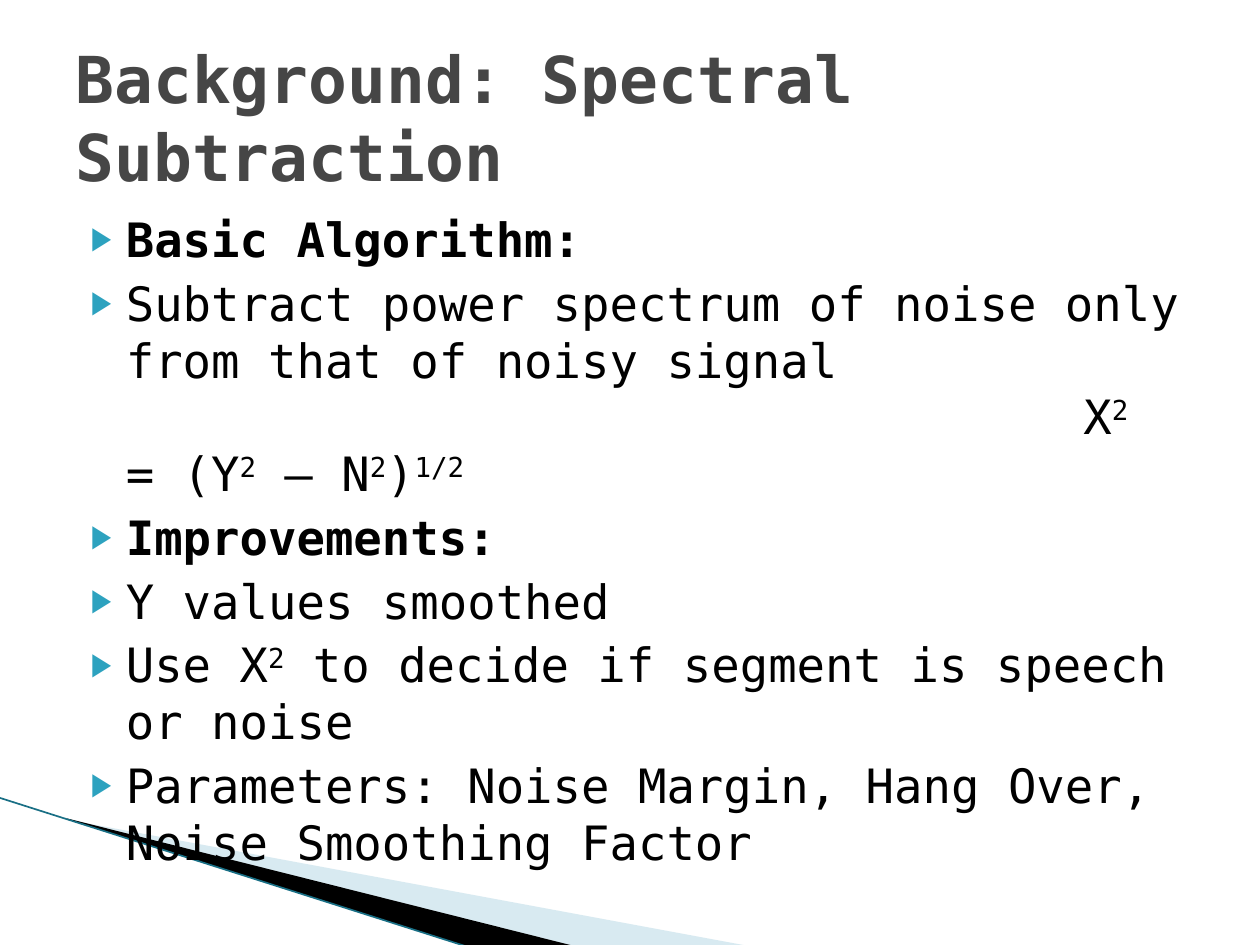
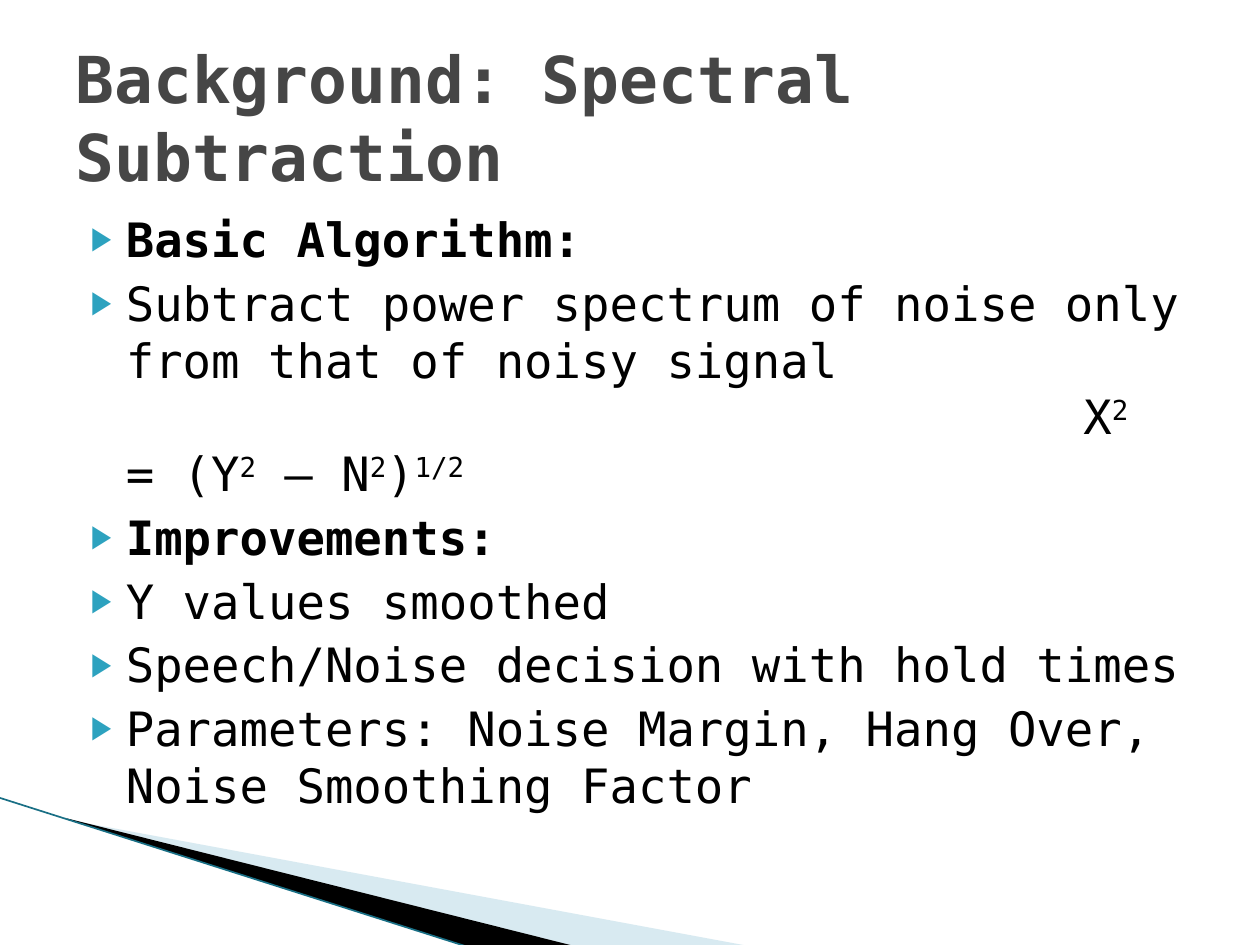
Before and after one commit to vfasburg/cse_848, a slide deck: slide 5 of project/848_Project_Presentation_Fasburg_Thomas.pptx. Drawn at 1260x945 pixels with LibreOffice and Linux fonts; fonts in the diff are those of the drawing; background and template pictures are left out. Boxes give left, top, right and bottom in pixels: in the first picture for what was removed or moved away, otherwise in the second. Text is boxed around its words. In the diff, an @@ line names an element or a change of style, - is before the commit and + after.

```diff
--- a/project/848_Project_Presentation_Fasburg_Thomas.pptx
+++ b/project/848_Project_Presentation_Fasburg_Thomas.pptx
@@ text at bbox=[126, 645, 1178, 692]: text changed @@
-▶ Use X2 to decide if segment is speech or noise
+▶ Speech/Noise decision with hold times
```
Also in this commit, not shown: 1 other slide changed.
